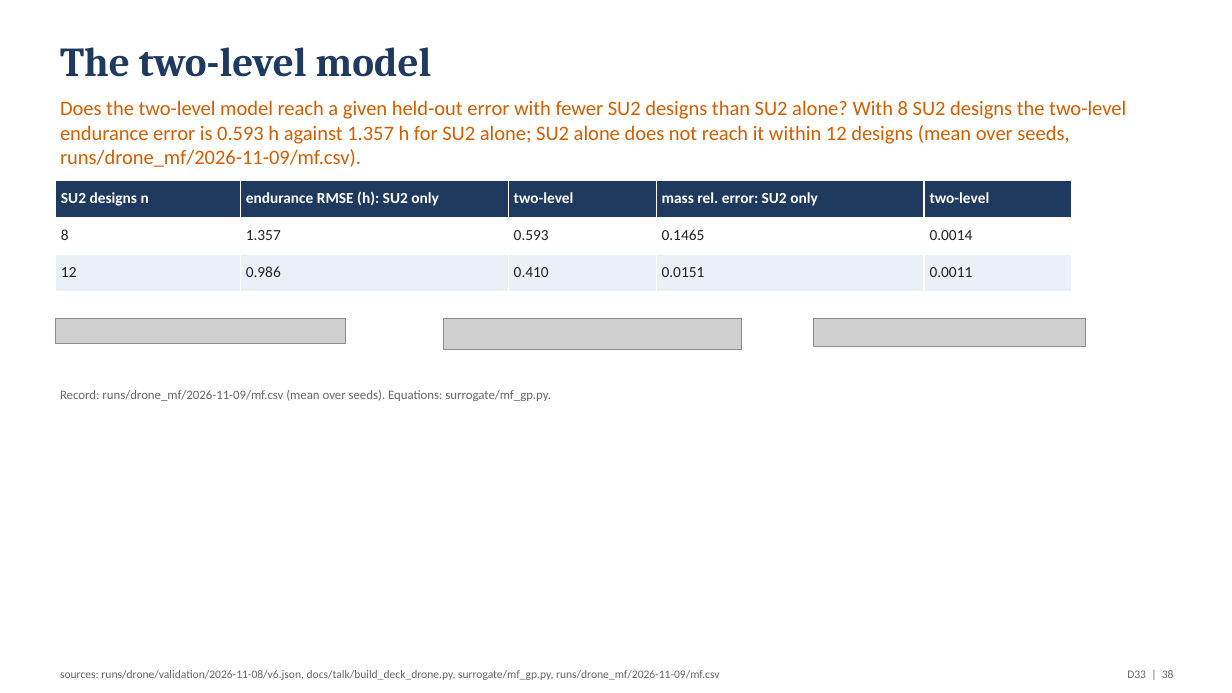
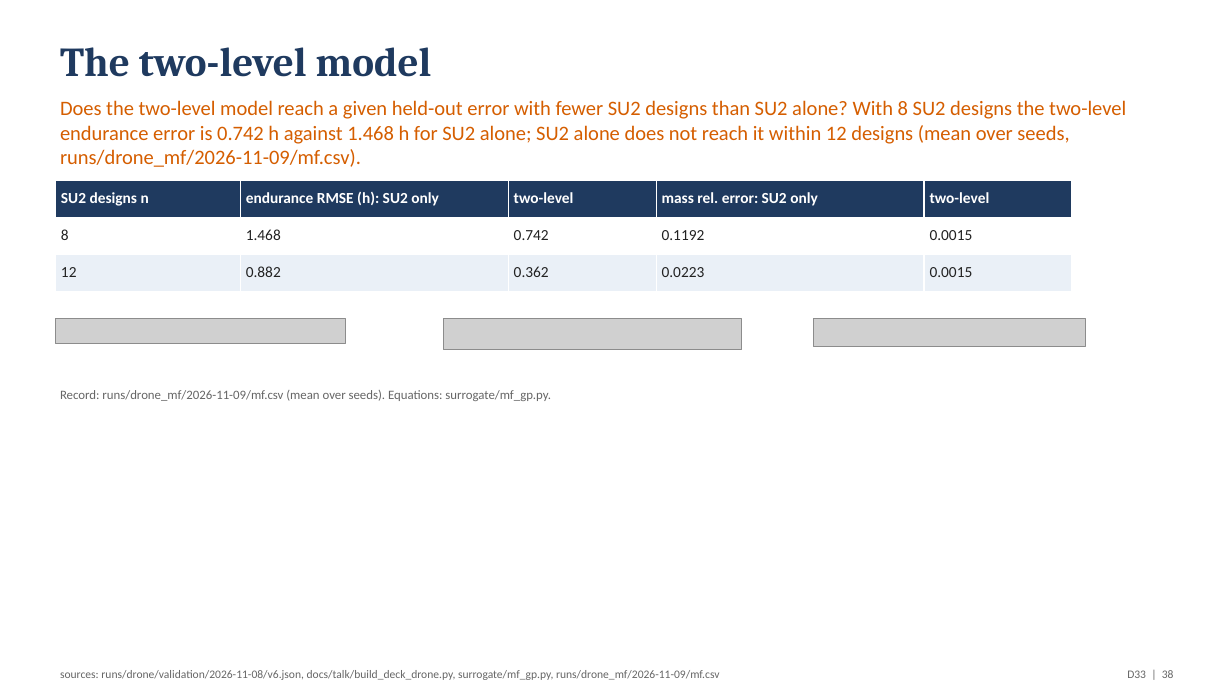
Before and after one commit to emarinhoss/ai-engineering, a slide deck: slide 38 of docs/talk/deck_drone.pptx. Drawn at 1232x693 pixels with LibreOffice and Linux fonts; fonts in the diff are those of the drawing; grey boxes stand for pictures. Boxes give left, top, right and bottom in pixels: in the first picture for what was removed or moved away, otherwise in the second. Text is boxed around its words. In the diff, an @@ line names an element or a change of style, - is before the commit and + after.

```diff
--- a/docs/talk/deck_drone.pptx
+++ b/docs/talk/deck_drone.pptx
@@ text at [60, 100, 1126, 167]: text changed @@
-Does the two-level model reach a given held-out error with fewer SU2 designs than SU2 alone? With 8 SU2 designs the two-level endurance error is 0.593 h against 1.357 h for SU2 alone; SU2 alone does not reach it within 12 designs (mean over seeds, runs/drone_mf/2026-11-09/mf.csv).
+Does the two-level model reach a given held-out error with fewer SU2 designs than SU2 alone? With 8 SU2 designs the two-level endurance error is 0.742 h against 1.468 h for SU2 alone; SU2 alone does not reach it within 12 designs (mean over seeds, runs/drone_mf/2026-11-09/mf.csv).
@@ table at [55, 180, 1072, 291] @@
-row 2: 8 | 1.357 | 0.593 | 0.1465 | 0.0014
+row 2: 8 | 1.468 | 0.742 | 0.1192 | 0.0015
-row 3: 12 | 0.986 | 0.410 | 0.0151 | 0.0011
+row 3: 12 | 0.882 | 0.362 | 0.0223 | 0.0015
```
Also in this commit, not shown: 10 other slides changed, 5 other files.
